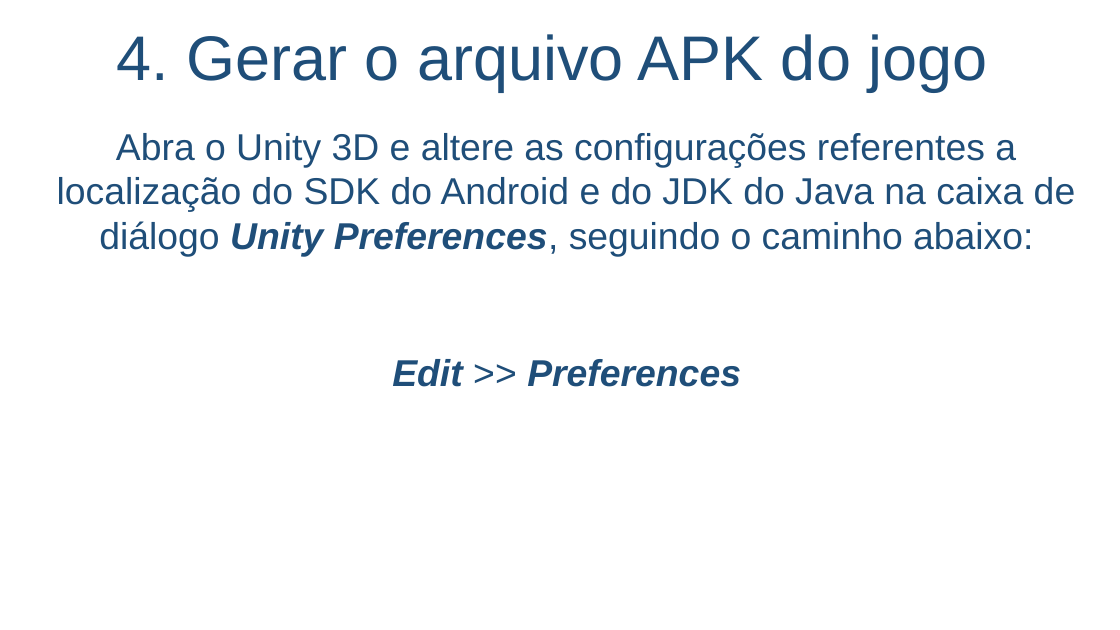
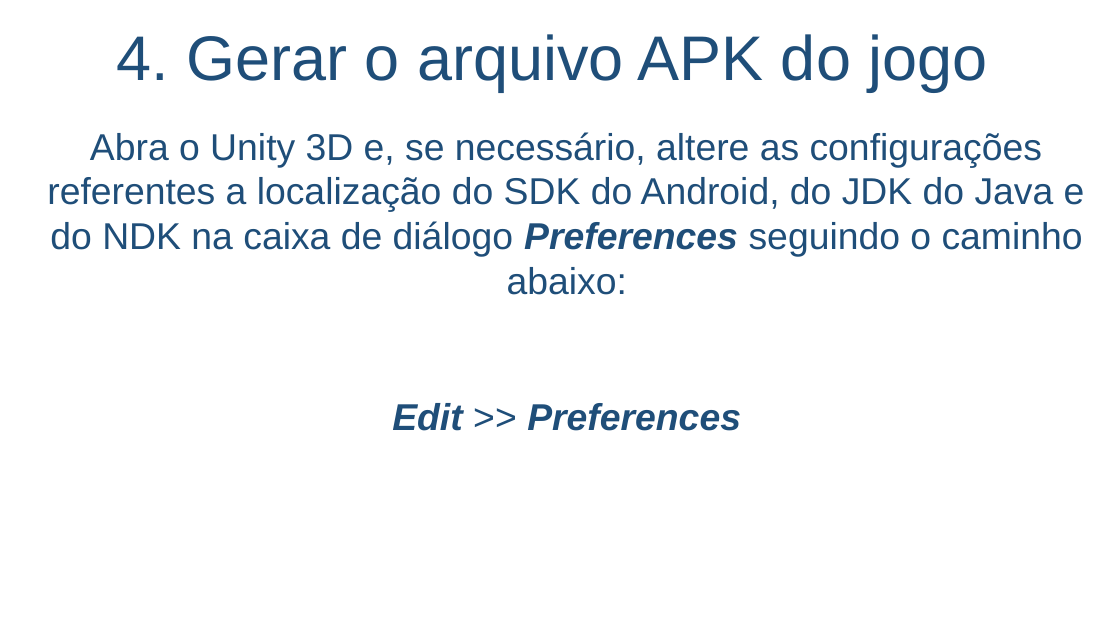
Before and after one commit to salmo-jr/public-slides, a slide deck: slide 29 of building-games-for-Android.pptx. Drawn at 1120x630 pixels with LibreOffice and Linux fonts; fonts in the diff are those of the drawing; background and template pictures are left out. Boxes give left, top, right and bottom in pixels: in the first picture for what was removed or moved away, otherwise in the second. Text is boxed around its words. In the diff, an @@ line names an element or a change of style, - is before the commit and + after.

```diff
--- a/building-games-for-Android.pptx
+++ b/building-games-for-Android.pptx
@@ text at (x1=47, y1=132, x2=1085, y2=295): text changed @@
-Abra o Unity 3D e altere as configurações referentes a localização do SDK do Android e do JDK do Java na caixa de diálogo Unity Preferences, seguindo o caminho abaixo:
+Abra o Unity 3D e, se necessário, altere as configurações referentes a localização do SDK do Android, do JDK do Java e do NDK na caixa de diálogo Preferences seguindo o caminho abaixo:
```
Also in this commit, not shown: 19 other slides changed, 3 slides added, 2 slides removed.
